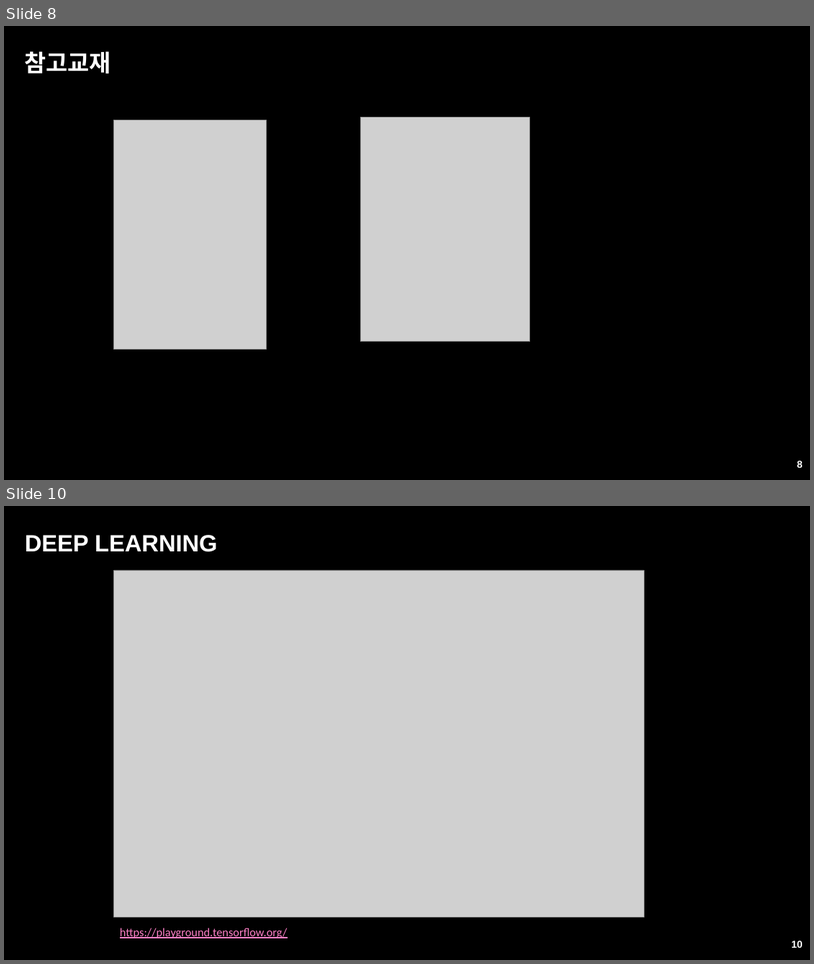
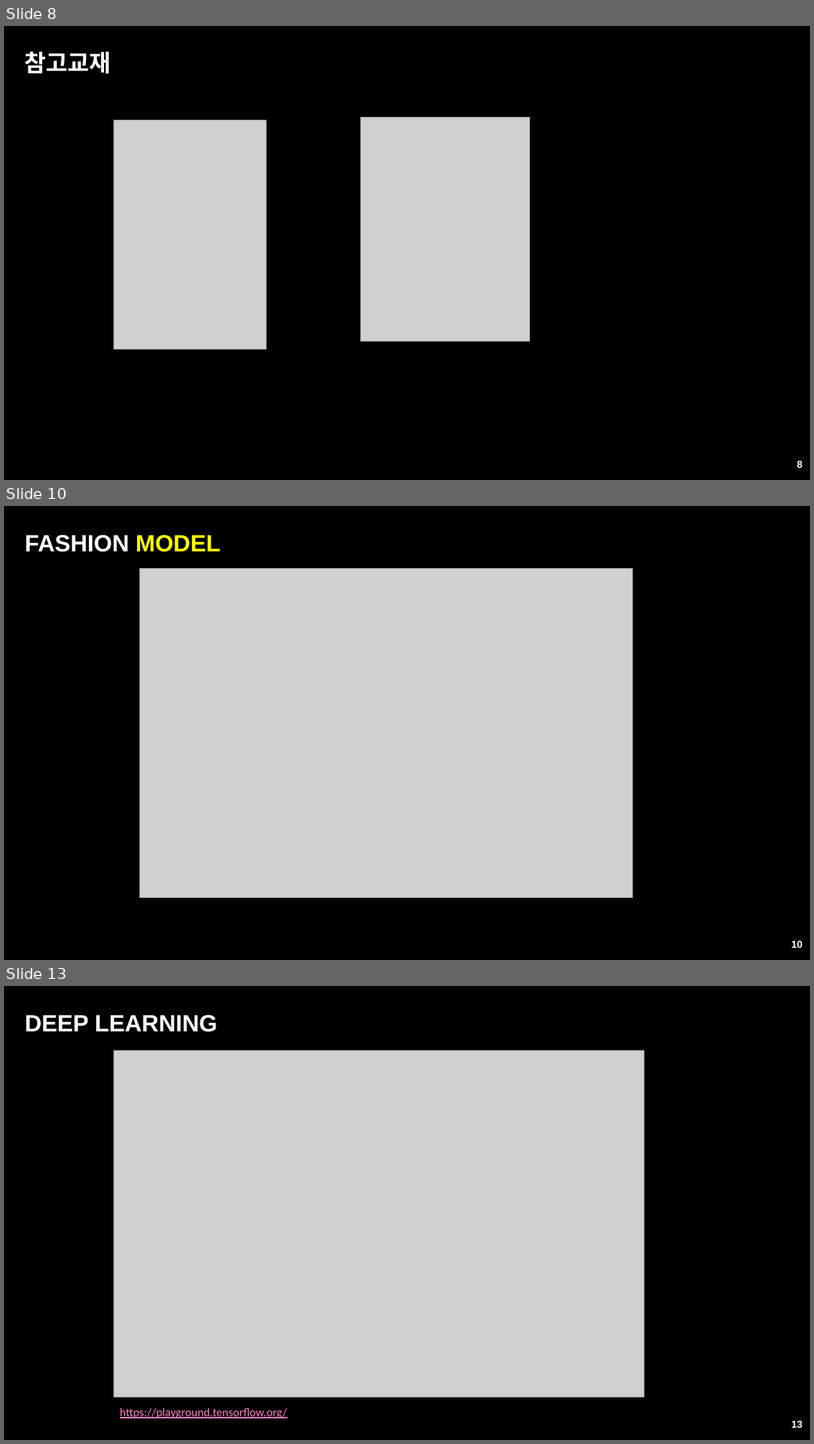
Before and after one commit to ancestor9/24_fall_Big-Data-Processing-coding-, a slide deck: 빅데이터처리.pptx. Shown one above the other, each under a label of ours: slides 8 and 10 before the commit, slides 8, 10 and 13 after it; the slides between them are not shown. The pictures are 814x964 and 814x1444 pixels, drawn with LibreOffice and Linux fonts; fonts in the diff are those of the drawing; grey boxes stand for pictures; background and template pictures are left out. Boxes give left, top, right and bottom in pixels: in the first picture for what was removed or moved away, otherwise in the second. Text is boxed around its words. In the diff, an @@ line names an element or a change of style, - is before the commit and + after.

```diff
--- a/빅데이터처리.pptx
+++ b/빅데이터처리.pptx
@@ slide 10 added at [4,506,810,960], background picture (left out) @@
@@ title added at [25,535,221,552], 28 pt, text #FFFFFF, bold @@
+FASHION MODEL
@@ picture added at [140,569,634,898] @@
@@ page number added at [792,940,803,947], 12 pt, text #FFFFFF, bold @@
+10
@@ what was slide 10 is now slide 13 @@
@@ page number at [792,1420,803,1427]: text changed @@
-10
+13
```
Also in this commit, not shown: 3 other slides added, 1 slide removed.
